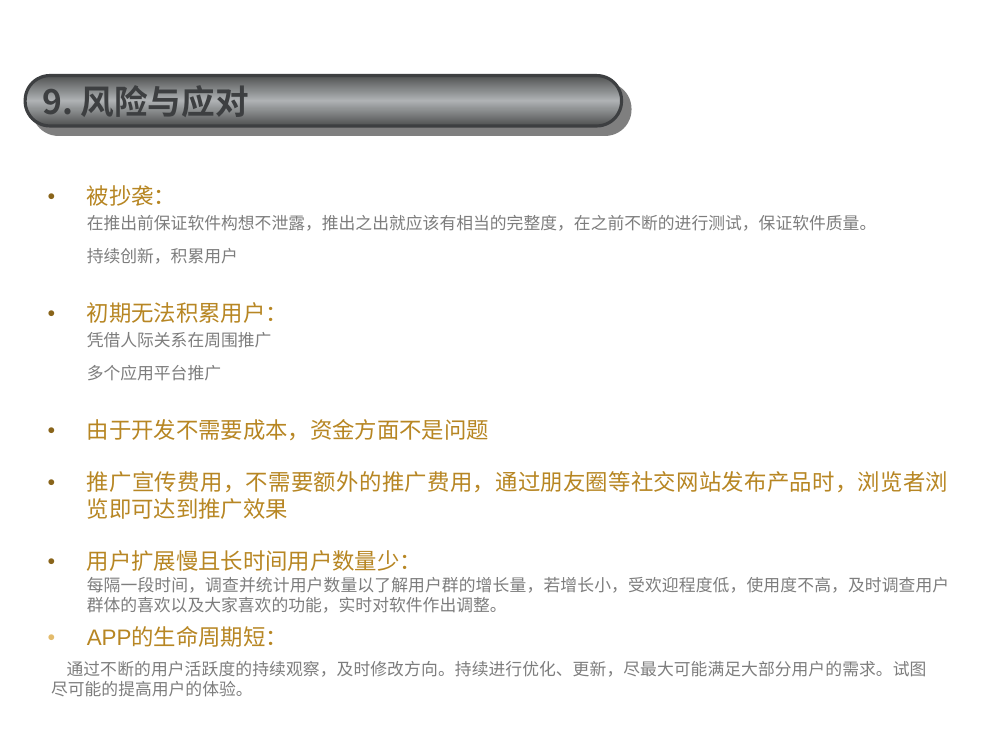
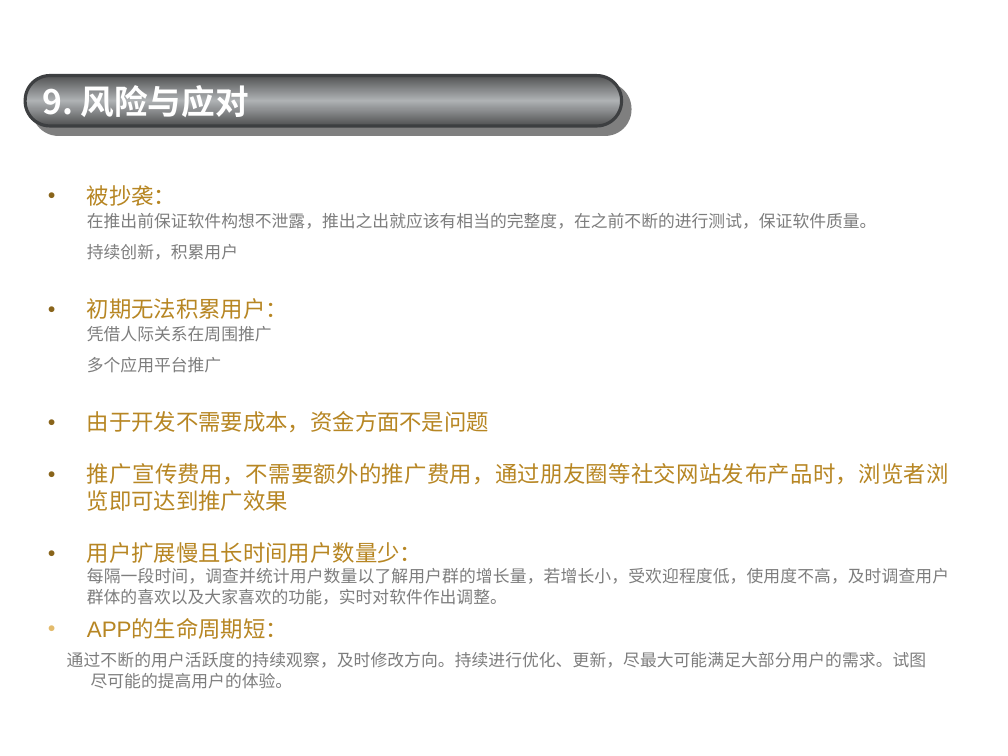
Before and after one commit to cylong1016/Via, a slide deck: slide 11 of doc/商业企划书_new.ppt. Drawn at 1008x756 pixels with LibreOffice and Linux fonts; fonts in the diff are those of the drawing; background and template pictures are left out. Boxes give left, top, right and bottom in pixels: in the first picture for what was removed or moved away, otherwise in the second. Text is boxed around its words. In the diff, an @@ line names an element or a change of style, - is before the commit and + after.

```diff
--- a/doc/商业企划书_new.ppt
+++ b/doc/商业企划书_new.ppt
@@ rounded rectangle "9. 风险与应对" at [25,76,622,126]: text colour #3D3F41 to #FFFFFF; fill gradient #505252 to #AFB2B4 to gradient #515253 to #AFB2B4 @@
@@ text "被抄袭：" at [67,185,949,688]: line spacing 1 to 1; line spacing 1.2 to 1.1; indent changed @@
```
Also in this commit, not shown: 11 other slides changed, 1 other file.
